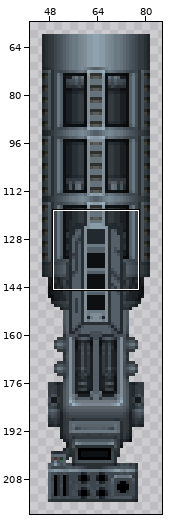
File history of a sprite sheet, Weapons/cannons/FixedHeavyLaserCannon/doodads_on8.png. The first picture is a wide view before the edit; the outline marks the close-up.
Close-up. First the earlier version:
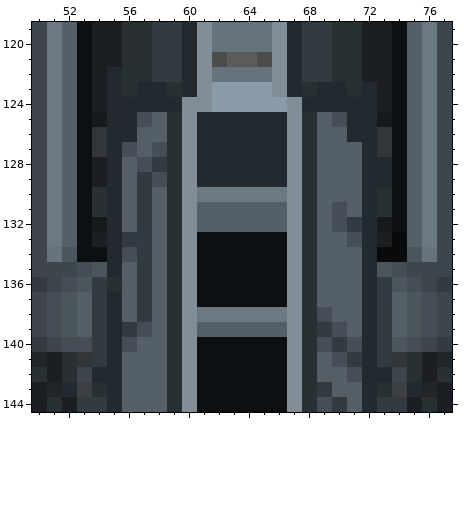
The file is 128x256 pixels. Colours within 5 levels of each other are drawn and written as one. Shown: x 50..77, y 119..144. The old version is drawn lined up with the new one. The wide view leaves out empty margins. The commit also changed other parts of the picture, which this record leaves out.
Once edited:
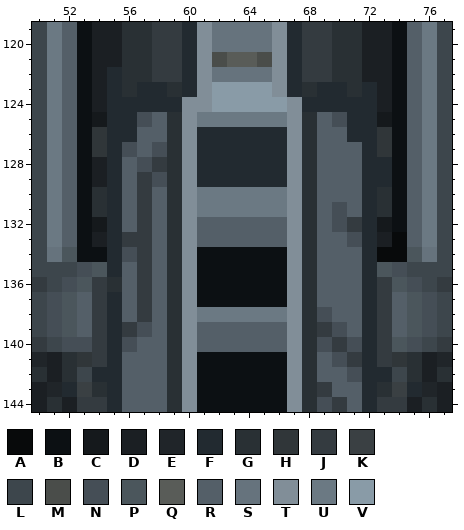
Palette (. is transparent): A #080a0b  B #0c1013  C #15191c  D #1b1f23  E #202529  F #222a30  G #293034  H #303639  J #343b40  K #3a4043  L #3d464c  M #4a4d4a  N #454e56  P #4b565c  Q #595c58  R #545f68  S #66737d  T #818e98  U #6b7983  V #899ba7
Diff:
whole drawing moved by +0,+1 (the old picture is shown already moved)
y 125: x 61..66 FFFFFF -> UUUUUU
y 131: x 61..66 RRRRRR -> UUUUUU
y 133: x 61..66 BBBBBB -> RRRRRR
y 140: x 61..66 BBBBBB -> RRRRRR
